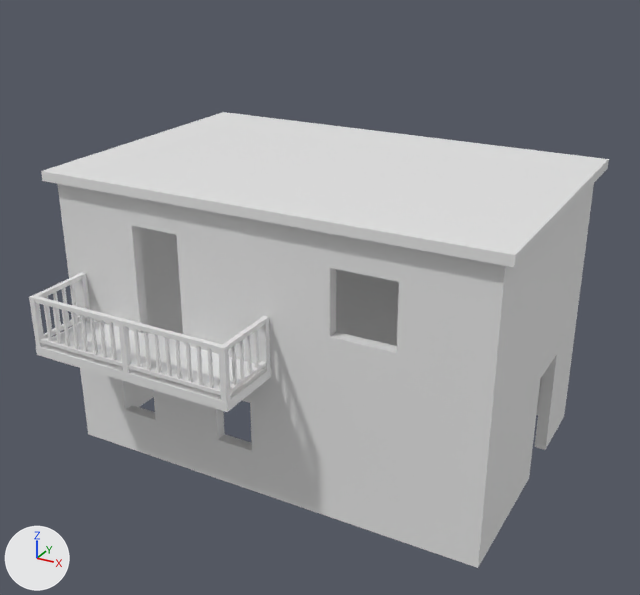
A saved change to the Blender file output/casa_de_ribera/Casa-de-ribera.blend.
Both versions are drawn from a camera (50 mm lens) standing at (7.5, -14.09, 9.91) and looking at (0.19, -0.79, 3.26). The lights are fixed; the arrows at lower left show +X, +Y and +Z. The picture after the commit comes second.

Objects in the first picture: 'Balcón · balaustres', 'Balcón · plataforma', 'Balcón · postes', 'Balcón · travesaños', 'Cubierta plana', 'Muros con vanos'.
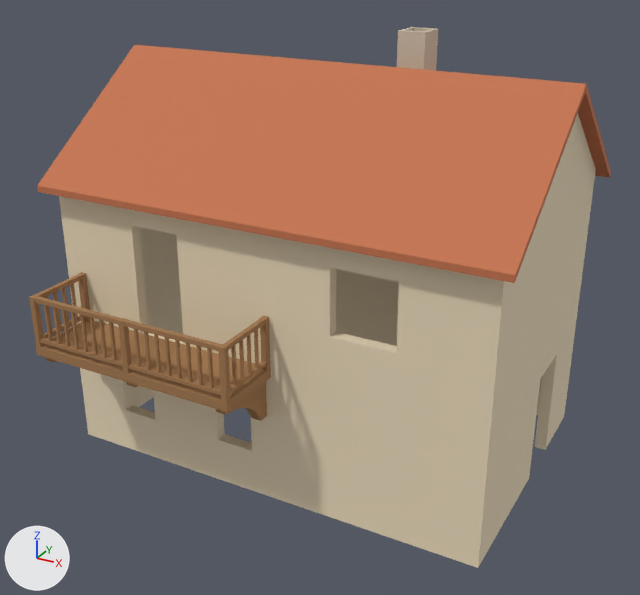
Commit message: Actualizar la Casa de la Ribera con tejado a dos aguas y versión GLB

Pixel boxes [x1, y1, x2, y2] of what changed, in the pictures (640 x 595 px):
'Muros con vanos', recoloured (white to beige): [59, 184, 594, 568] in both
'Faldón del balcón', added (orange): after [37, 45, 586, 283]
'Cubierta plana', deleted: before [41, 112, 609, 267]
'Balcón · plataforma', recoloured (white to brown): [36, 321, 271, 412] in both
'Balcón · balaustres', recoloured (white to brown): [44, 283, 259, 388] in both
'Balcón · travesaños', recoloured: [34, 274, 266, 395] in both
'Hastial derecho', added (beige): after [533, 113, 596, 233]
'Balcón · postes', recoloured: [29, 272, 270, 402] in both
'Chimenea', added (beige): after [397, 27, 438, 71]
'Faldón trasero', added (orange): after [578, 84, 611, 178]
'Ménsula 3', added (brown): after [216, 381, 267, 421]

Edits to the bpy script that builds the scene:
```text
Change me_muros_con_vanos:
    where me_muros_con_vanos.from_pydata(...)  # 500 vertices, 508 faces; spans x -4.2..4.2, y -2.7..2.7, z 0.0..5.4
    add me_muros_con_vanos.materials.append(mat_encalado)  # beige #edddbd
Change me_balcón___plataforma:
    where me_balcón___plataforma.from_pydata(...)  # 8 vertices, 6 faces; spans x -3.86..0.28, y -4.03..-2.7, z 2.52..2.7
    add me_balcón___plataforma.materials.append(mat_madera)  # brown #a4794f
Change me_balcón___postes:
    where me_balcón___postes.from_pydata(...)  # 40 vertices, 30 faces; spans x -3.86..0.28, y -4.03..-2.7, z 2.7..3.66
    add me_balcón___postes.materials.append(mat_madera)  # brown #a4794f
Change me_balcón___travesaños:
    where me_balcón___travesaños.from_pydata(...)  # 64 vertices, 48 faces; spans x -3.84..0.26, y -4.01..-2.82, z 2.79..3.66
    add me_balcón___travesaños.materials.append(mat_madera)  # brown #a4794f
Change me_balcón___balaustres:
    where me_balcón___balaustres.from_pydata(...)  # 192 vertices, 144 faces; spans x -3.83..0.25, y -3.99..-3.01, z 2.86..3.58
    add me_balcón___balaustres.materials.append(mat_madera)  # brown #a4794f
Add me_faldón_trasero:
    me_faldón_trasero.from_pydata([(-4.43, -1.48, 1.0), (-4.43, 1.48, -1.12), (-4.43, 1.48, -1.0), (-4.43, -1.48, 1.12), (4.43, -1.48, 1.0), (4.43, 1.48, -1.12), (4.43, 1.48, -1.0), (4.43, -1.48, 1.12)], [], [(3, 2, 1, 0), (4, 5, 6, 7), (0, 1, 5, 4), (1, 2, 6, 5), (2, 3, 7, 6), (3, 0, 4, 7)])
    me_faldón_trasero.materials.append(mat_cubierta___terracota)  # orange #c5744e
Add me_faldón_del_balcón:
    me_faldón_del_balcón.from_pydata([(-4.43, 1.48, 1.0), (-4.43, -1.48, -1.12), (-4.43, -1.48, -1.0), (-4.43, 1.48, 1.12), (4.43, 1.48, 1.0), (4.43, -1.48, -1.12), (4.43, -1.48, -1.0), (4.43, 1.48, 1.12)], [], [(3, 0, 1, 2), (4, 7, 6, 5), (0, 4, 5, 1), (1, 5, 6, 2), (2, 6, 7, 3), (3, 7, 4, 0)])
    me_faldón_del_balcón.materials.append(mat_cubierta___terracota)  # orange #c5744e
Add me_hastial_derecho:
    me_hastial_derecho.from_pydata([(-0.11, -2.7, -0.64), (-0.11, 0.0, 1.28), (-0.11, 2.7, -0.64), (0.11, -2.7, -0.64), (0.11, 0.0, 1.28), (0.11, 2.7, -0.64)], [], [(2, 0, 1), (3, 5, 4), (0, 3, 4, 1), (1, 4, 5, 2), (2, 5, 3, 0)])
    me_hastial_derecho.materials.append(mat_encalado)  # beige #edddbd
Remove ob_cubierta_plana:
    ob_cubierta_plana = bpy.data.objects.new('Cubierta plana', me_cubierta_plana)
Add ob_chimenea:
    ob_chimenea = bpy.data.objects.new('Chimenea', me_chimenea)  # 16 vertices, 16 faces; spans x -0.255..0.255, y -0.29..0.29, z -0.736..0.53; in mat_chimenea___piedra (beige #d1c2ad)
    ob_chimenea.location = (1.3, 0.73, 7.45)
Add ob_ménsula_3:
    ob_ménsula_3 = bpy.data.objects.new('Ménsula 3', me_ménsula_3)  # 20 vertices, 12 faces; spans x -0.095..0.095, y -0.671..0.559, z -0.43..0.37; in mat_madera (brown #a4794f)
    ob_ménsula_3.location = (0.08, -3.26, 2.15)
Add ob_faldón_trasero:
    ob_faldón_trasero = bpy.data.objects.new('Faldón trasero', me_faldón_trasero)
    ob_faldón_trasero.location = (0.0, 1.49, 6.32)
Add ob_faldón_del_balcón:
    ob_faldón_del_balcón = bpy.data.objects.new('Faldón del balcón', me_faldón_del_balcón)
    ob_faldón_del_balcón.location = (0.0, -1.49, 6.32)
Add ob_hastial_derecho:
    ob_hastial_derecho = bpy.data.objects.new('Hastial derecho', me_hastial_derecho)
    ob_hastial_derecho.location = (4.09, 0.0, 6.04)
```
